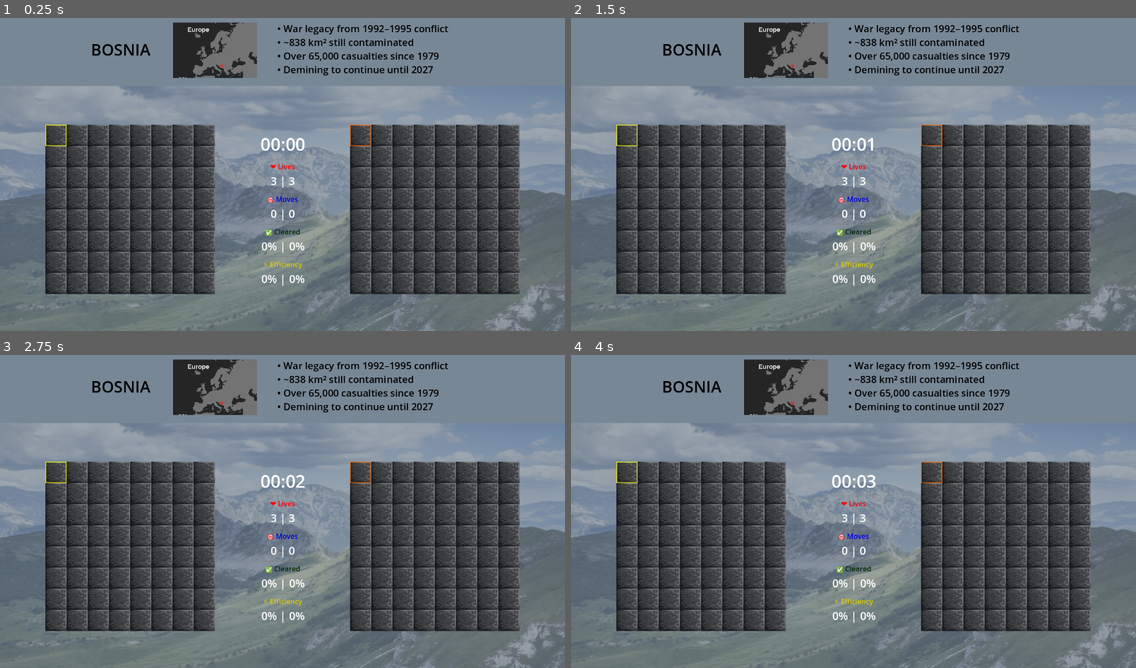
Above: before the commit, frames 1-4 (two rows, left to right).
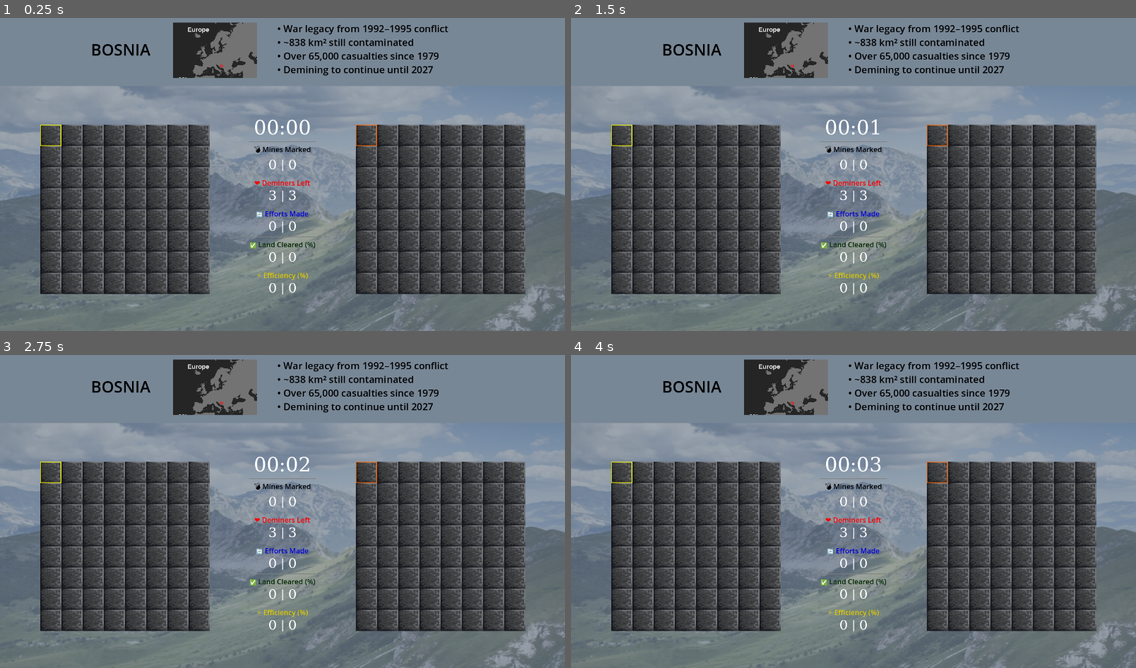
Above: after the commit, the same moments.

Repository: JacobKranzProjects/Capstone-Game-Jam
Game: Godot game, scene res://game files/main.tscn
Two runs of this game, one before a commit and one after it. Both use one fixed random seed, a clock stepped at 60 frames per second and the inputs below.
Inputs:
- Up to frame 1 (0.25 s): no input
- Up to frame 2 (1.5 s): tap Enter at 0.5 s; tap Space at 1.25 s
- Up to frame 3 (2.75 s): tap Enter at 2 s
- Up to frame 4 (4 s): tap Space at 2.75 s; tap Enter at 3.5 s

The runs differ from the first frame. In frame 1, 15% of the frame differs, in the area x 7-93%, y 32-89%; in frame 2, 15%; in frame 3, 15%; in frame 4, 15%.

Commit message:
added logic to capture/show live stats (# lives could become negative thou)

Diff:
--- a/godot files/game files/main.tscn
+++ b/godot files/game files/main.tscn
@@ -1,7 +1,7 @@
 [gd_scene load_steps=5 format=3 uid="uid://dt4ge5dyidi8s"]
 
 [ext_resource type="PackedScene" uid="uid://vnhwytnrhd3f" path="res://game files/ui_board/scenes/board.tscn" id="1_kfsf8"]
-[ext_resource type="Script" path="res://game files/main.gd" id="1_xlp2w"]
+[ext_resource type="Script" path="res://game files/ui_board/scripts/main.gd" id="1_xlp2w"]
 [ext_resource type="PackedScene" uid="uid://tsjvy3d8eak8" path="res://game files/ui_board/scenes/info_panel.tscn" id="2_ru45x"]
 [ext_resource type="PackedScene" uid="uid://wignqrx5cqeg" path="res://game files/ui_board/scenes/stat_panel.tscn" id="4_6rhhl"]
 
--- /dev/null
+++ b/godot files/game files/ui_board/assets/robotoMonoBold.tres
@@ -0,0 +1,8 @@
+[gd_resource type="FontFile" format=3 uid="uid://carg0mnx3jjbs"]
+
+[resource]
+cache/0/16/0/ascent = 0.0
+cache/0/16/0/descent = 0.0
+cache/0/16/0/underline_position = 0.0
+cache/0/16/0/underline_thickness = 0.0
+cache/0/16/0/scale = 1.0
--- a/godot files/game files/ui_board/scenes/stat_panel.tscn
+++ b/godot files/game files/ui_board/scenes/stat_panel.tscn
@@ -1,12 +1,7 @@
-[gd_scene load_steps=4 format=3 uid="uid://wignqrx5cqeg"]
+[gd_scene load_steps=3 format=3 uid="uid://wignqrx5cqeg"]
 
 [ext_resource type="Script" path="res://game files/ui_board/scripts/stats_panel.gd" id="1_b0xe1"]
-
-[sub_resource type="Theme" id="Theme_8rrql"]
-default_font_size = 40
-
-[sub_resource type="Theme" id="Theme_owbjy"]
-default_font_size = 25
+[ext_resource type="FontFile" uid="uid://carg0mnx3jjbs" path="res://game files/ui_board/assets/robotoMonoBold.tres" id="2_rg3m2"]
 
 [node name="StatsPanel" type="Control"]
 layout_mode = 3
@@ -20,7 +15,7 @@
 alignment = 1
 
 [node name="MarginContainer" type="MarginContainer" parent="VBoxContainer"]
-custom_minimum_size = Vector2(0, 100)
+custom_minimum_size = Vector2(0, 70)
 layout_mode = 2
 size_flags_vertical = 3
 
@@ -30,11 +25,34 @@
 
 [node name="Timer" type="Label" parent="VBoxContainer/VBoxContainer"]
 layout_mode = 2
-theme = SubResource("Theme_8rrql")
+theme_override_fonts/font = ExtResource("2_rg3m2")
+theme_override_font_sizes/font_size = 45
 horizontal_alignment = 1
 vertical_alignment = 1
 
 [node name="HSeparator" type="HSeparator" parent="VBoxContainer/VBoxContainer"]
+layout_mode = 2
+
+[node name="Flagged" type="VBoxContainer" parent="VBoxContainer/VBoxContainer"]
+layout_mode = 2
+alignment = 1
+
+[node name="label" type="Label" parent="VBoxContainer/VBoxContainer/Flagged"]
+layout_mode = 2
+theme_override_colors/font_color = Color(0, 0, 0, 1)
+text = "💣 Mines Marked"
+horizontal_alignment = 1
+vertical_alignment = 1
+
+[node name="value" type="Label" parent="VBoxContainer/VBoxContainer/Flagged"]
+layout_mode = 2
+theme_override_fonts/font = ExtResource("2_rg3m2")
+theme_override_font_sizes/font_size = 30
+text = "0 | 0"
+horizontal_alignment = 1
+vertical_alignment = 1
+
+[node name="HSeparator5" type="HSeparator" parent="VBoxContainer/VBoxContainer"]
 layout_mode = 2
 
 [node name="Lives" type="VBoxContainer" parent="VBoxContainer/VBoxContainer"]
@@ -44,13 +62,14 @@
 [node name="label" type="Label" parent="VBoxContainer/VBoxContainer/Lives"]
 layout_mode = 2
 theme_override_colors/font_color = Color(0.972549, 0, 0, 1)
-text = "❤️ Lives"
+text = "❤️ Deminers Left"
 horizontal_alignment = 1
 vertical_alignment = 1
 
 [node name="value" type="Label" parent="VBoxContainer/VBoxContainer/Lives"]
 layout_mode = 2
-theme = SubResource("Theme_owbjy")
+theme_override_fonts/font = ExtResource("2_rg3m2")
+theme_override_font_sizes/font_size = 30
 text = "3 | 3"
 horizontal_alignment = 1
 vertical_alignment = 1
@@ -65,13 +84,14 @@
 [node name="label" type="Label" parent="VBoxContainer/VBoxContainer/Moves"]
 layout_mode = 2
 theme_override_colors/font_color = Color(0, 0, 0.866667, 1)
-text = "🎯 Moves"
+text = "🔄 Efforts Made"
 horizontal_alignment = 1
 vertical_alignment = 1
 
 [node name="value" type="Label" parent="VBoxContainer/VBoxContainer/Moves"]
 layout_mode = 2
-theme = SubResource("Theme_owbjy")
+theme_override_fonts/font = ExtResource("2_rg3m2")
+theme_override_font_sizes/font_size = 30
 text = "  0  |  0  "
 horizontal_alignment = 1
 vertical_alignment = 1
@@ -86,13 +106,14 @@
 [node name="label" type="Label" parent="VBoxContainer/VBoxContainer/Cleared"]
 layout_mode = 2
 theme_override_colors/font_color = Color(0, 0.14902, 0, 1)
-text = "✅ Cleared"
+text = "✅ Land Cleared (%)"
 horizontal_alignment = 1
 vertical_alignment = 1
 
 [node name="value" type="Label" parent="VBoxContainer/VBoxContainer/Cleared"]
 layout_mode = 2
-theme = SubResource("Theme_owbjy")
+theme_override_fonts/font = ExtResource("2_rg3m2")
+theme_override_font_sizes/font_size = 30
 text = "  0  |  0  "
 horizontal_alignment = 1
 vertical_alignment = 1
@@ -107,13 +128,14 @@
 [node name="label" type="Label" parent="VBoxContainer/VBoxContainer/Efficiency"]
 layout_mode = 2
 theme_override_colors/font_color = Color(0.866667, 0.792157, 0, 1)
-text = "⚡ Efficiency"
+text = "⚡ Efficiency (%)"
 horizontal_alignment = 1
 vertical_alignment = 1
 
 [node name="value" type="Label" parent="VBoxContainer/VBoxContainer/Efficiency"]
 layout_mode = 2
-theme = SubResource("Theme_owbjy")
+theme_override_fonts/font = ExtResource("2_rg3m2")
+theme_override_font_sizes/font_size = 30
 text = "  0  |  0  "
 horizontal_alignment = 1
 vertical_alignment = 1
--- a/godot files/game files/ui_board/scripts/board.gd
+++ b/godot files/game files/ui_board/scripts/board.gd
@@ -21,7 +21,7 @@
 var PADDING = 40
 var level_settings = Settings.new()
 var level_data
-
+var player_stats
 
 func _ready() -> void:
 	player_tag = "p" + str(player_num) + "_"
@@ -49,6 +49,8 @@
 		selector.modulate = Color(1, 0.4, 0.4)
 	update_selector_position()
 
+	player_stats = PlayerStats.new(grid_size * grid_size, 3)
+
 func update_selector_position():
 	selector.size = cell_manager.get_child(0).size
 	selector.position = cell_manager_container.position + cell_manager.position + selector_grid_position * selector.size
@@ -65,7 +67,11 @@
 	if Input.is_action_just_pressed(player_tag + "left"): move_selector(Vector2(-1,0))
 	if Input.is_action_just_pressed(player_tag + "right"): move_selector(Vector2(1,0))
 
-	if Input.is_action_just_pressed(player_tag + "mark"): cell_manager.mark(selector_grid_position)
+	if Input.is_action_just_pressed(player_tag + "mark"):
+		cell_manager.mark(selector_grid_position)
+		player_stats.moves += 1
+		update_stats()
+
 	if Input.is_action_just_pressed(player_tag + "clear"):
 		if !intitial_mines_made:
 			var exclusions = cell_manager.get_cell_neighbors(selector_grid_position)
@@ -73,3 +79,24 @@
 			cell_manager.create_mines(level_data.mines, exclusions)
 			intitial_mines_made = true
 		cell_manager.cell_dict[selector_grid_position].reveal()
+		player_stats.moves += 1
+		update_stats()
+
+func _on_mine_triggered():
+	player_stats.lives -= 1
+	update_stats()
+
+	if player_stats.lives <= 0:
+		print('Player %d game over!' % player_num)
+		# TODO: trigger game-over stuff
+
+func update_stats():
+	# find out how many cells are revealed & not mines, and how many are flagged
+	var n_revealed = 0
+	var n_flagged = 0
+	for cell in cell_manager.cell_dict.values():
+		if cell.revealed and not cell.is_mine:
+			n_revealed += 1
+		elif cell.is_marked:
+			n_flagged += 1
+	player_stats.update(n_revealed, n_flagged)
--- a/godot files/game files/ui_board/scripts/cell manager.gd
+++ b/godot files/game files/ui_board/scripts/cell manager.gd
@@ -33,6 +33,9 @@
 			var new_cell = cell_scene.instantiate() # Instantiate cell
 			new_cell.grid_position = Vector2(j,i) # set cell grid position
 			new_cell.custom_minimum_size = Vector2(cell_size, cell_size)
+
+			new_cell.mine_triggered.connect(get_parent().get_parent()._on_mine_triggered)
+
 			cell_dict[new_cell.grid_position] = new_cell # add cell address to dictionary
 			add_child(new_cell) # add the cell as a child
 
--- a/godot files/game files/ui_board/scripts/cell.gd
+++ b/godot files/game files/ui_board/scripts/cell.gd
@@ -1,5 +1,6 @@
 extends TextureRect
 
+signal mine_triggered
 
 var revealed = false
 var is_marked = false
@@ -45,4 +46,5 @@
 
 func trigger_loss():
 	update()
+	emit_signal("mine_triggered")
 	print("trigger a loss here")
--- a/godot files/game files/main.gd
+++ b/godot files/game files/ui_board/scripts/main.gd
@@ -2,7 +2,7 @@
 
 const WINDOW_SIZE = Vector2(1280, 720)
 const INFO_PANEL_HEIGHT = 160
-const STAT_PANEL_WIDTH = 100
+const STAT_PANEL_WIDTH = 150
 const BOARD_PADDING = 10
 
 @export var current_level: int = 1
@@ -15,19 +15,6 @@
 
 var level_settings = Settings.new()
 var level_data
-
-var p1_stats = {
-	lives = 3,
-	moves = 0,
-	percent = 0,
-	efficiency = 0
-}
-var p2_stats = {
-	lives = 3,
-	moves = 0,
-	percent = 0,
-	efficiency = 0
-}
 
 func _ready():
 	DisplayServer.window_set_size(WINDOW_SIZE)
@@ -67,7 +54,7 @@
 func _process(_delta):
 	background.size = $VBoxContainer/BoardContainer.size
 
-	stat_panel.update_stats(p1_stats, p2_stats)
+	stat_panel.refresh_stats(board1.player_stats, board2.player_stats)
 
 func end_game():
 	stat_panel.stop_timer()
--- /dev/null
+++ b/godot files/game files/ui_board/scripts/player_stats.gd
@@ -0,0 +1,20 @@
+extends Resource
+
+class_name PlayerStats
+
+var lives = 3
+var flagged = 0
+var moves = 0
+var cleared = 0
+var efficiency = 0
+
+var n_cells = 64
+
+func _init(total_cells: int, starting_lives: int = 3):
+	n_cells = total_cells
+	lives = starting_lives
+
+func update(n_revealed_non_mines: int, n_flagged: int):
+	flagged = n_flagged
+	cleared = int(100.0 * n_revealed_non_mines / n_cells)
+	efficiency = 0 if moves == 0 else int(cleared / moves)
--- a/godot files/game files/ui_board/scripts/stats_panel.gd
+++ b/godot files/game files/ui_board/scripts/stats_panel.gd
@@ -2,6 +2,7 @@
 
 @onready var timer = $VBoxContainer/VBoxContainer/Timer
 @onready var lives = $VBoxContainer/VBoxContainer/Lives/value
+@onready var flagged = $VBoxContainer/VBoxContainer/Flagged/value
 @onready var moves = $VBoxContainer/VBoxContainer/Moves/value
 @onready var cleared = $VBoxContainer/VBoxContainer/Cleared/value
 @onready var efficiency = $VBoxContainer/VBoxContainer/Efficiency/value
@@ -17,11 +18,12 @@
 func update_timer_label():
 	timer.text = "%02d:%02d" % [floor(elapsed / 60), int(elapsed) % 60]
 
-func update_stats(p1_stats, p2_stats):
-	lives.text = "%d | %d" % [p1_stats.lives, p2_stats.lives]
-	moves.text = "%d | %d" % [p1_stats.moves, p2_stats.moves]
-	cleared.text = "%d%% | %d%%" % [p1_stats.percent, p2_stats.percent]
-	efficiency.text = "%d%% | %d%%" % [p1_stats.efficiency, p2_stats.efficiency]
+func refresh_stats(p1_stats, p2_stats):
+	lives.text = "%3d | %-3d" % [p1_stats.lives, p2_stats.lives]
+	flagged.text = "%3d | %-3d" % [p1_stats.flagged, p2_stats.flagged]
+	moves.text = "%3d | %-3d" % [p1_stats.moves, p2_stats.moves]
+	cleared.text = "%3d | %-3d" % [p1_stats.cleared, p2_stats.cleared]
+	efficiency.text = "%3d | %-3d" % [p1_stats.efficiency, p2_stats.efficiency]
 
 func reset_timer():
 	elapsed = 0.0
Binary file added: godot files/game files/ui_board/assets/RobotoMono-Bold.ttf
Not shown, added: godot files/game files/ui_board/assets/RobotoMono-Bold.ttf.import
